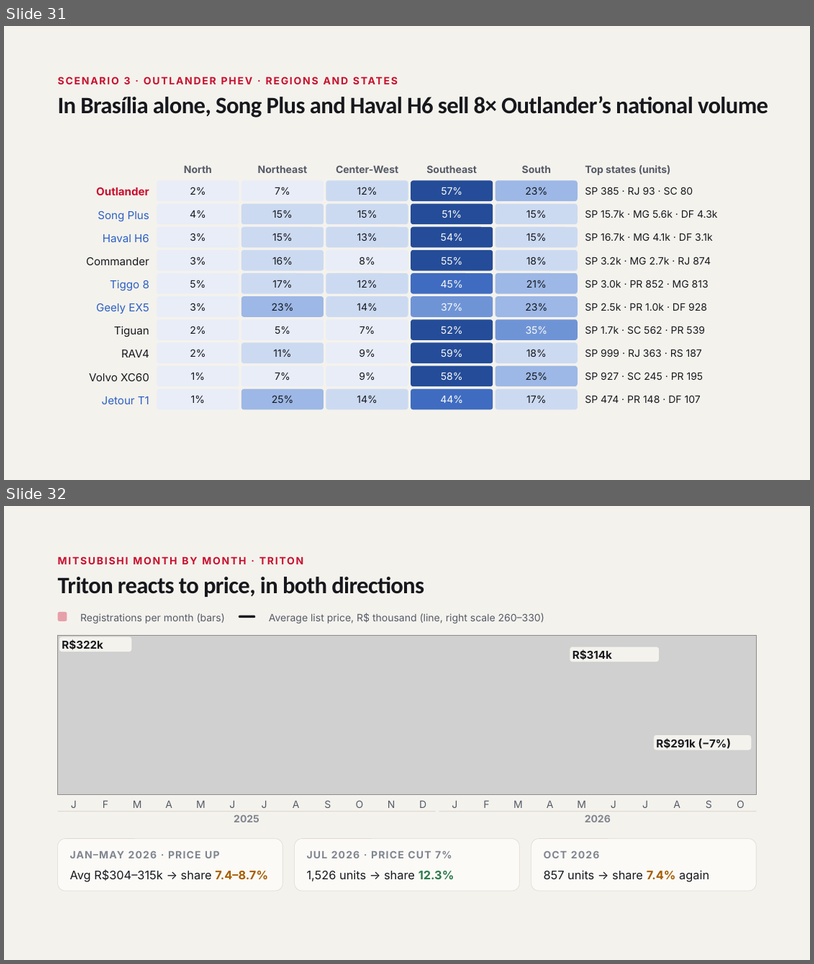
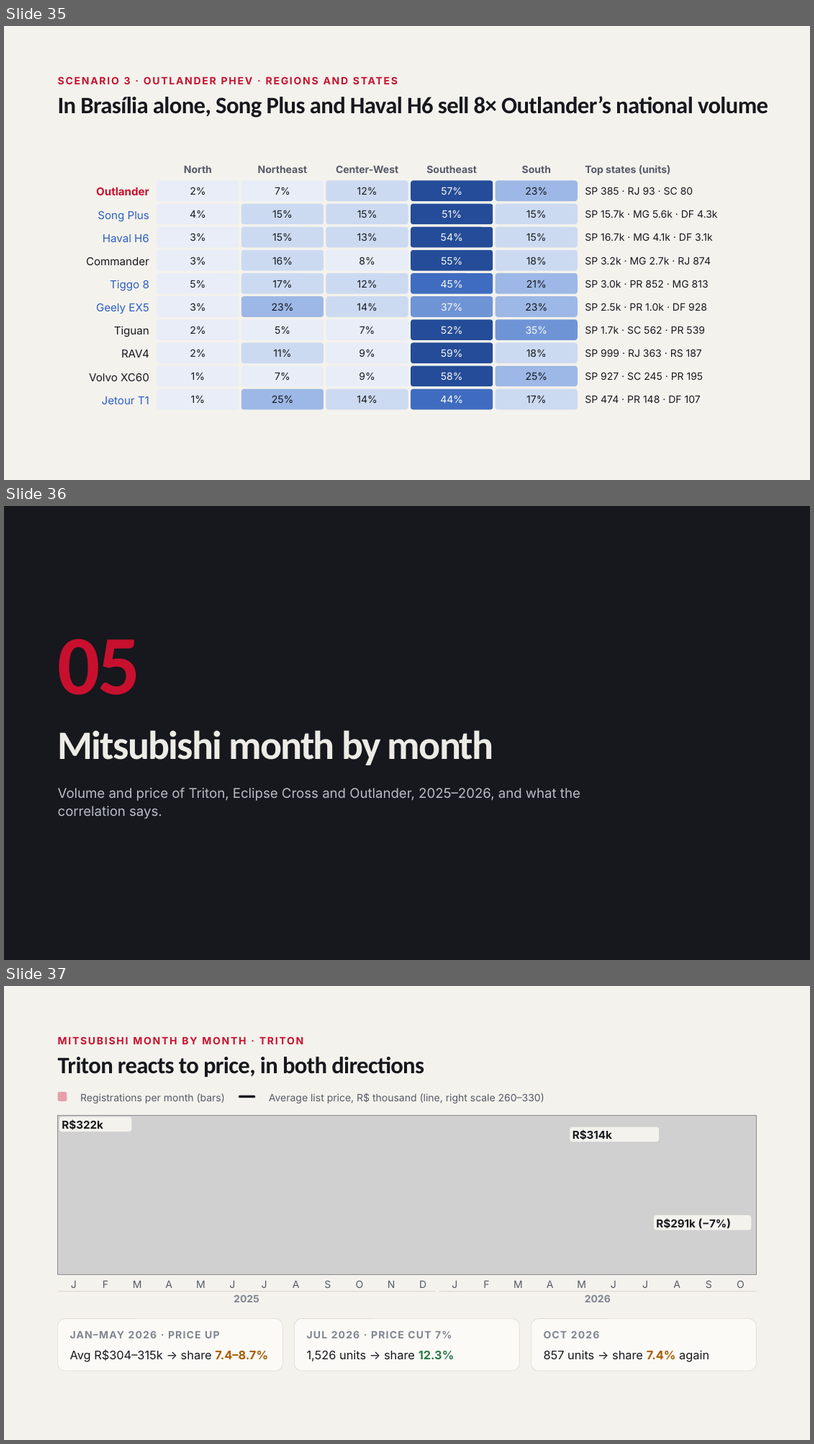
Before and after one commit to FLeone2/mercado-atlas, a slide deck: Mitsubishi_Brazil_Market_Network_Nov2026.pptx. Shown one above the other, each under a label of ours: slides 31 and 32 before the commit, slides 35, 36 and 37 after it. The pictures are 814x964 and 814x1444 pixels, drawn with LibreOffice and Linux fonts; fonts in the diff are those of the drawing; grey boxes stand for pictures. Boxes give left, top, right and bottom in pixels: in the first picture for what was removed or moved away, otherwise in the second. Text is boxed around its words. In the diff, an @@ line names an element or a change of style, - is before the commit and + after.

```diff
--- a/Mitsubishi_Brazil_Market_Network_Nov2026.pptx
+++ b/Mitsubishi_Brazil_Market_Network_Nov2026.pptx
@@ slide 36 added at [4,506,810,960], background #16181D @@
@@ text added at [58,638,141,695], 100 pt, text #C8102E, bold @@
+05
@@ text added at [58,730,494,765], 48 pt, text #EDEBE6, bold @@
+Mitsubishi month by month
@@ text added at [58,788,581,818], 16 pt, text #B9BDC6 @@
+Volume and price of Triton, Eclipse Cross and Outlander, 2025–2026, and what the correlation says.
@@ what was slide 31 is now slide 35 @@
@@ what was slide 32 is now slide 37 @@
```
Also in this commit, not shown: 6 other slides added.
